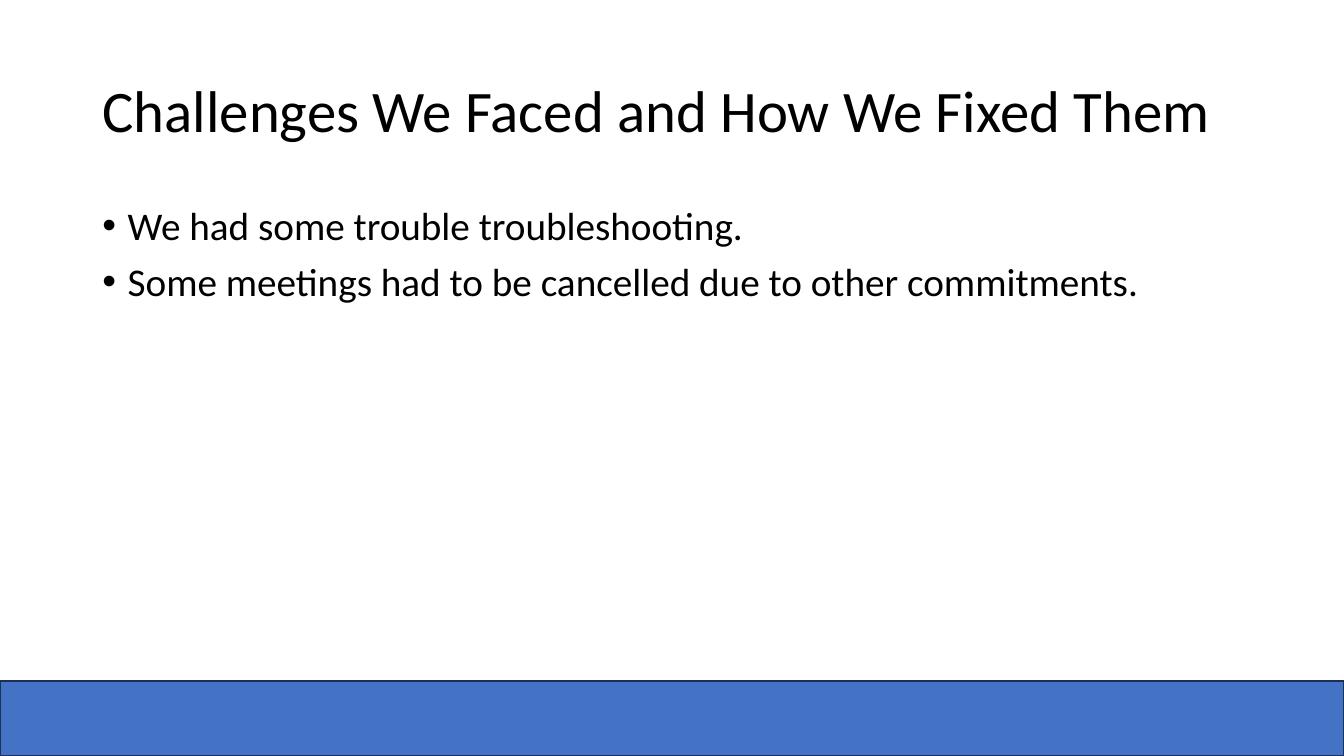
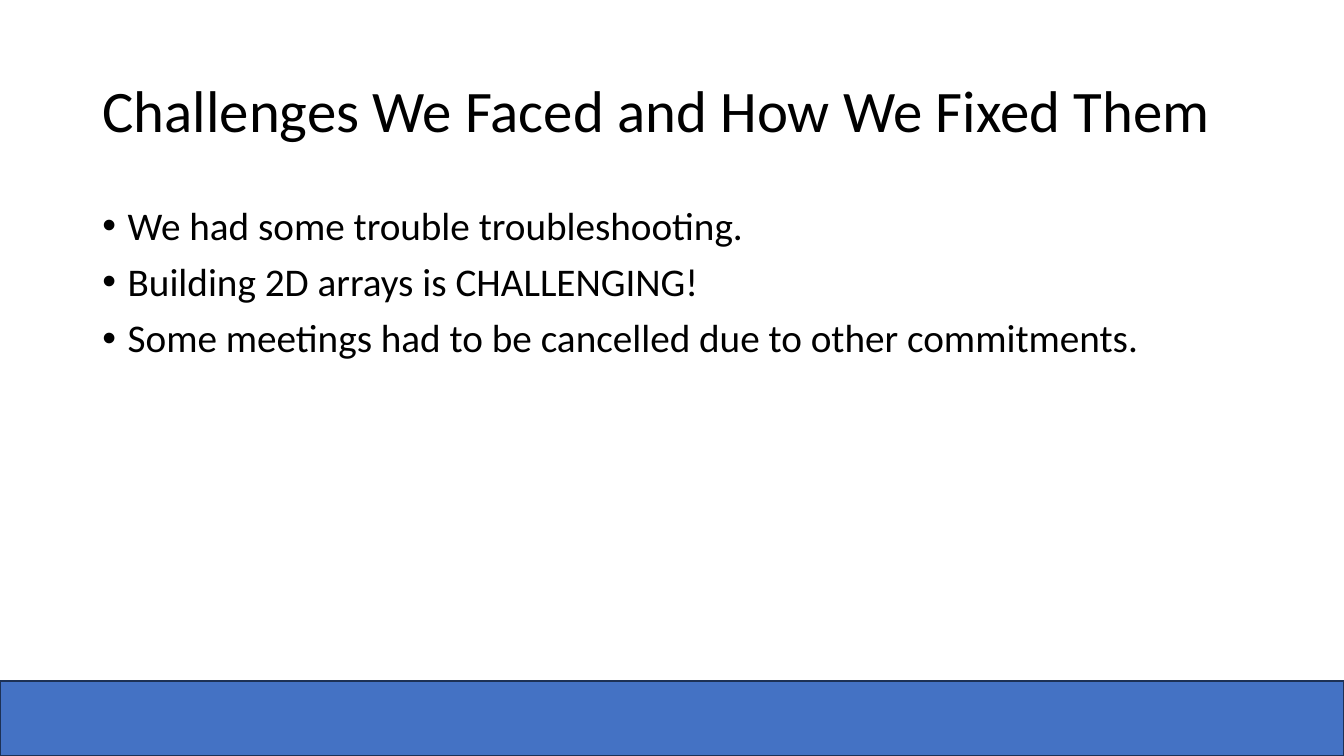
Before and after one commit to Zachadactyl/Connect-4_C, a slide deck: slide 3 of Four 2 Win.pptx. Drawn at 1344x756 pixels with LibreOffice and Linux fonts; fonts in the diff are those of the drawing; background and template pictures are left out. Boxes give left, top, right and bottom in pixels: in the first picture for what was removed or moved away, otherwise in the second. Text is boxed around its words. In the diff, an @@ line names an element or a change of style, - is before the commit and + after.

Commit message:
added/updated some text

```diff
--- a/Four 2 Win.pptx
+++ b/Four 2 Win.pptx
@@ text at (128,268,699,303): paragraph added @@
+• Building 2D arrays is CHALLENGING!
```
Also in this commit, not shown: 3 other slides changed, 1 slide added, 1 slide removed.
